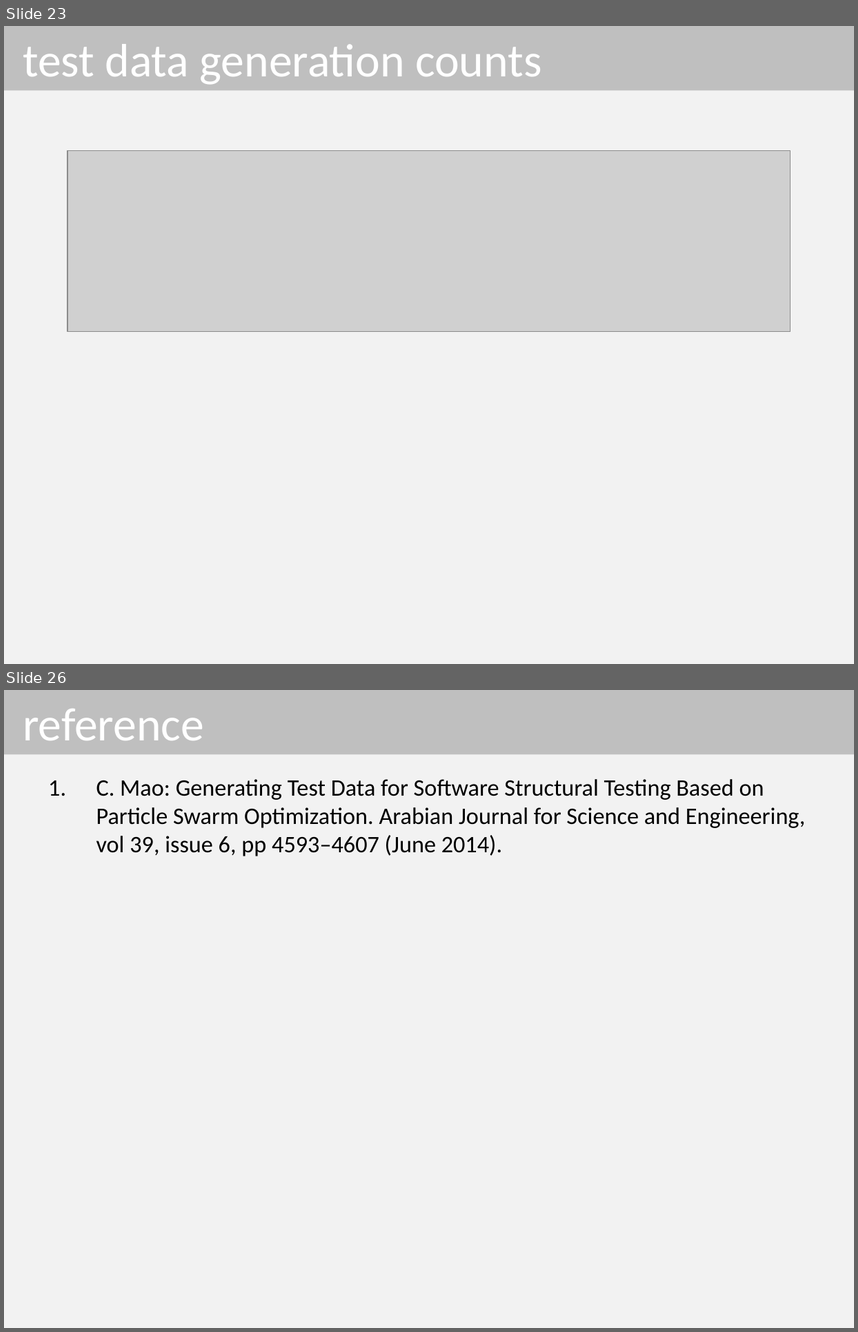
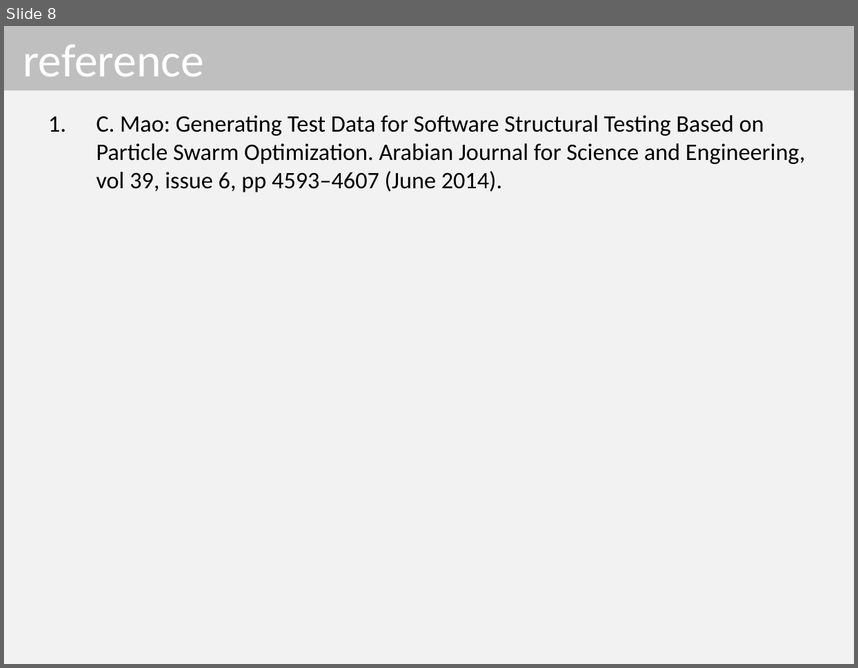
Before and after one commit to dinhngocthi/GAsource, a slide deck: CFT4CUnitSrc/src/report/PPSO_Presentation.pptx. Shown one above the other, each under a label of ours: slides 23 and 26 before the commit, slide 8 after it; the slides between them are not shown. The pictures are 858x1332 and 858x668 pixels, drawn with LibreOffice and Linux fonts; fonts in the diff are those of the drawing; grey boxes stand for pictures. Boxes give left, top, right and bottom in pixels: in the first picture for what was removed or moved away, otherwise in the second. Text is boxed around its words. In the diff, an @@ line names an element or a change of style, - is before the commit and + after.

```diff
--- a/CFT4CUnitSrc/src/report/PPSO_Presentation.pptx
+++ b/CFT4CUnitSrc/src/report/PPSO_Presentation.pptx
@@ slide 23 removed at [4, 26, 854, 664], background #F2F2F2 @@
@@ title removed at [4, 26, 854, 91] @@
-test data generation counts
@@ picture removed at [67, 151, 791, 332] @@
@@ what was slide 26 is now slide 8 @@
```
Also in this commit, not shown: 2 slides changed, 1 slide added, 18 other slides removed.
